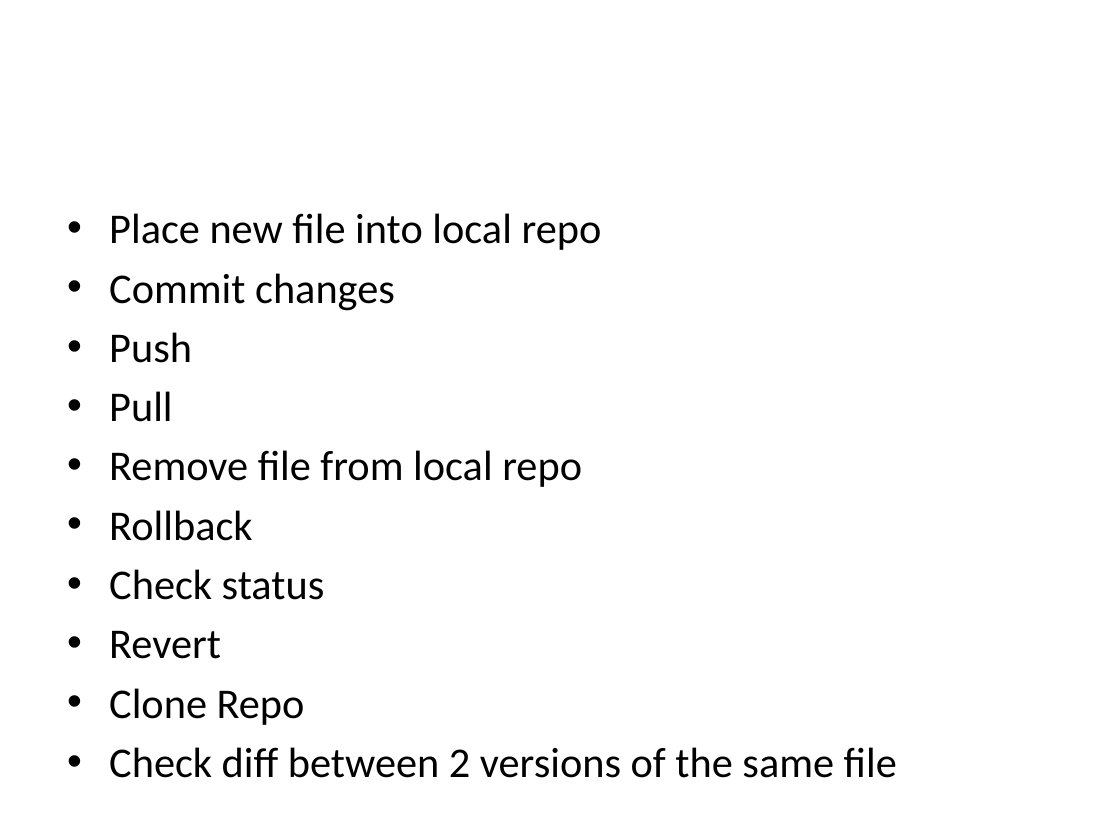
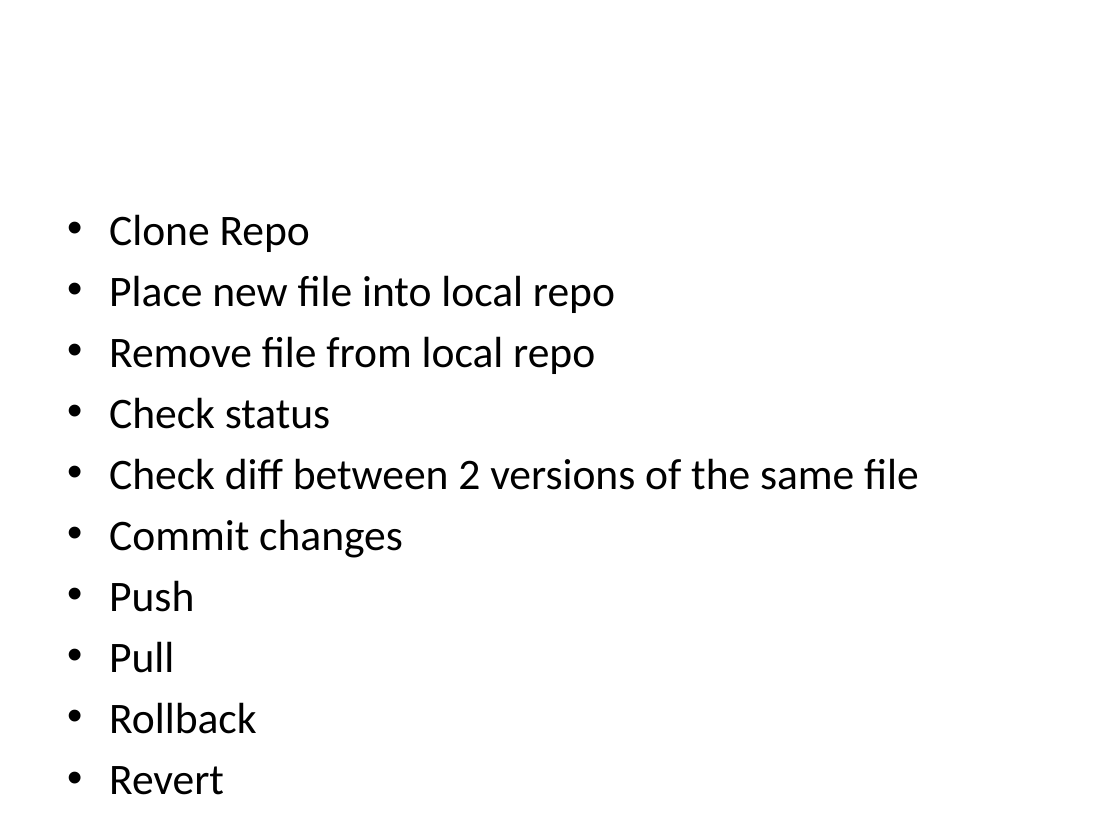
Before and after one commit to JaceTan/programming-notes, a slide deck: slide 2 of Github Commands.pptx. Drawn at 1120x840 pixels with LibreOffice and Linux fonts; fonts in the diff are those of the drawing. Boxes give left, top, right and bottom in pixels: in the first picture for what was removed or moved away, otherwise in the second. Text is boxed around its words. In the diff, an @@ line names an element or a change of style, - is before the commit and + after.

Commit message:
added place new file into local repo section

```diff
--- a/Github Commands.pptx
+++ b/Github Commands.pptx
@@ text at (x1=109, y1=214, x2=310, y2=252): paragraph added @@
+• Clone Repo
@@ text at (x1=109, y1=275, x2=615, y2=795): size 27.2 to 28 pt in "Place new file into local repo", "Commit changes", "Push", "Pull" and 2 more places @@
@@ text at (x1=109, y1=336, x2=919, y2=490): paragraphs added @@
+• Remove file from local repo
+• Check status
+• Check diff between 2 versions of the same file
@@ text at (x1=109, y1=450, x2=582, y2=487): paragraph removed @@
-• Remove file from local repo
@@ text at (x1=109, y1=569, x2=325, y2=600): paragraph removed @@
-• Check status
@@ text at (x1=109, y1=688, x2=897, y2=778): paragraphs removed @@
-• Clone Repo
-• Check diff between 2 versions of the same file
```
Also in this commit, not shown: 1 other slide changed, 12 slides added, 4 slides removed, 1 other file.
